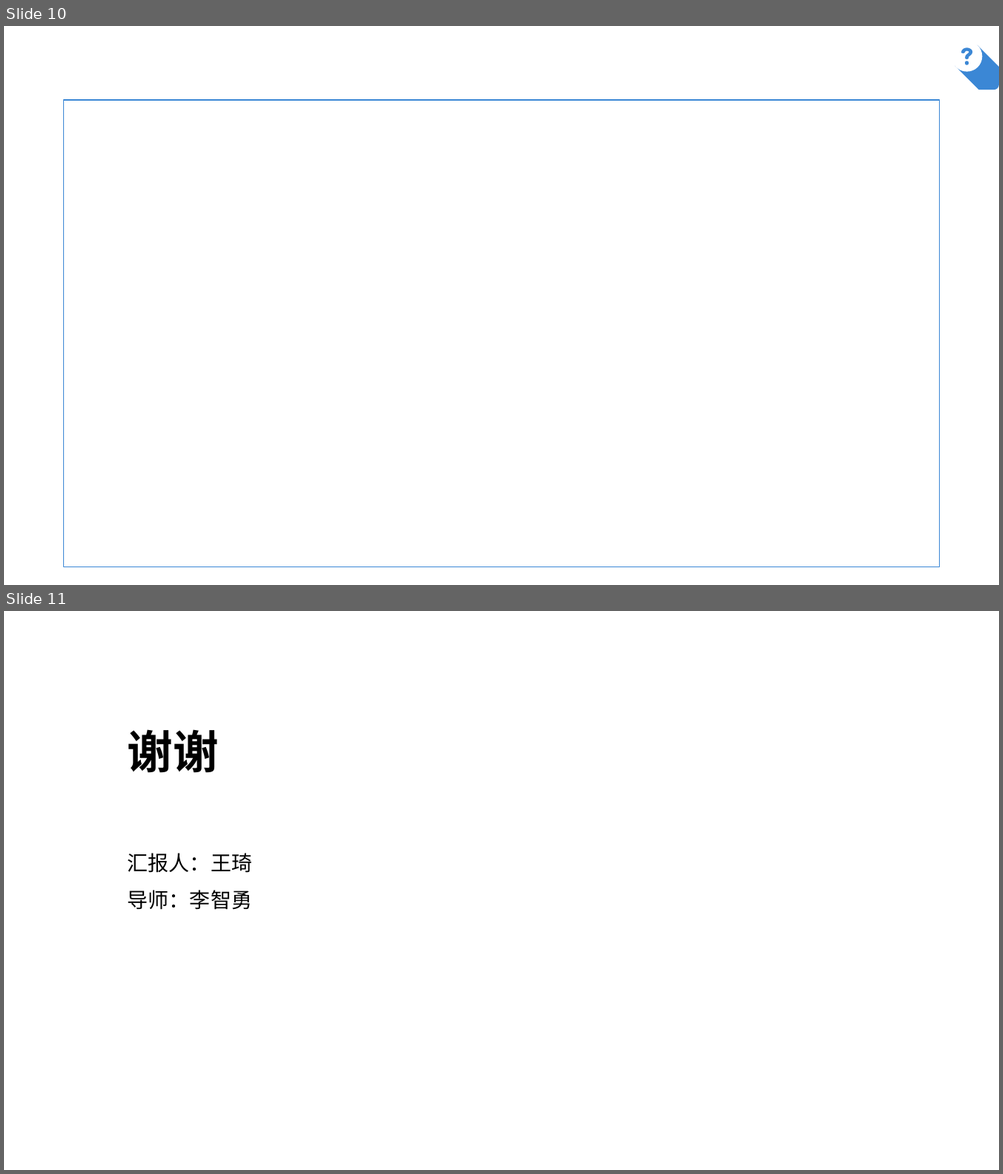
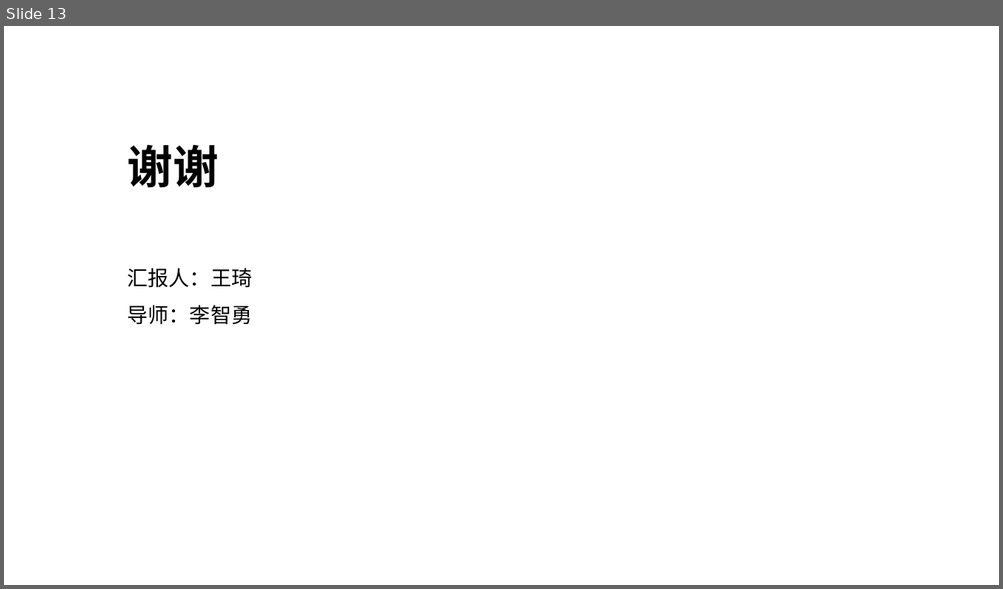
Before and after one commit to AlfredChiang/Mobile-Edge-Computing, a slide deck: Resource-Allocation-in-Vehicular-Cloud-Computing-Systems-With-Heterogeneous-Vehicles-and-Roadside-Units/2019-01-08.pptx. Shown one above the other, each under a label of ours: slides 10 and 11 before the commit, slide 13 after it. The pictures are 1003x1174 and 1003x589 pixels, drawn with LibreOffice and Linux fonts; fonts in the diff are those of the drawing; background and template pictures are left out. Boxes give left, top, right and bottom in pixels: in the first picture for what was removed or moved away, otherwise in the second. Text is boxed around its words. In the diff, an @@ line names an element or a change of style, - is before the commit and + after.

```diff
--- a/Resource-Allocation-in-Vehicular-Cloud-Computing-Systems-With-Heterogeneous-Vehicles-and-Roadside-Units/2019-01-08.pptx
+++ b/Resource-Allocation-in-Vehicular-Cloud-Computing-Systems-With-Heterogeneous-Vehicles-and-Roadside-Units/2019-01-08.pptx
@@ slide 10 removed at (4,26,999,585), background picture (left out) @@
@@ line removed from (930, 87) to (930, 35) @@
@@ freeform shape removed at (951,41,982,72) @@
@@ freeform shape removed at (956,45,999,90) @@
@@ parallelogram removed at (64,100,939,568) @@
@@ what was slide 11 is now slide 13 @@
```
Also in this commit, not shown: 4 slides changed, 5 slides added, 2 other slides removed, 4 other files.
